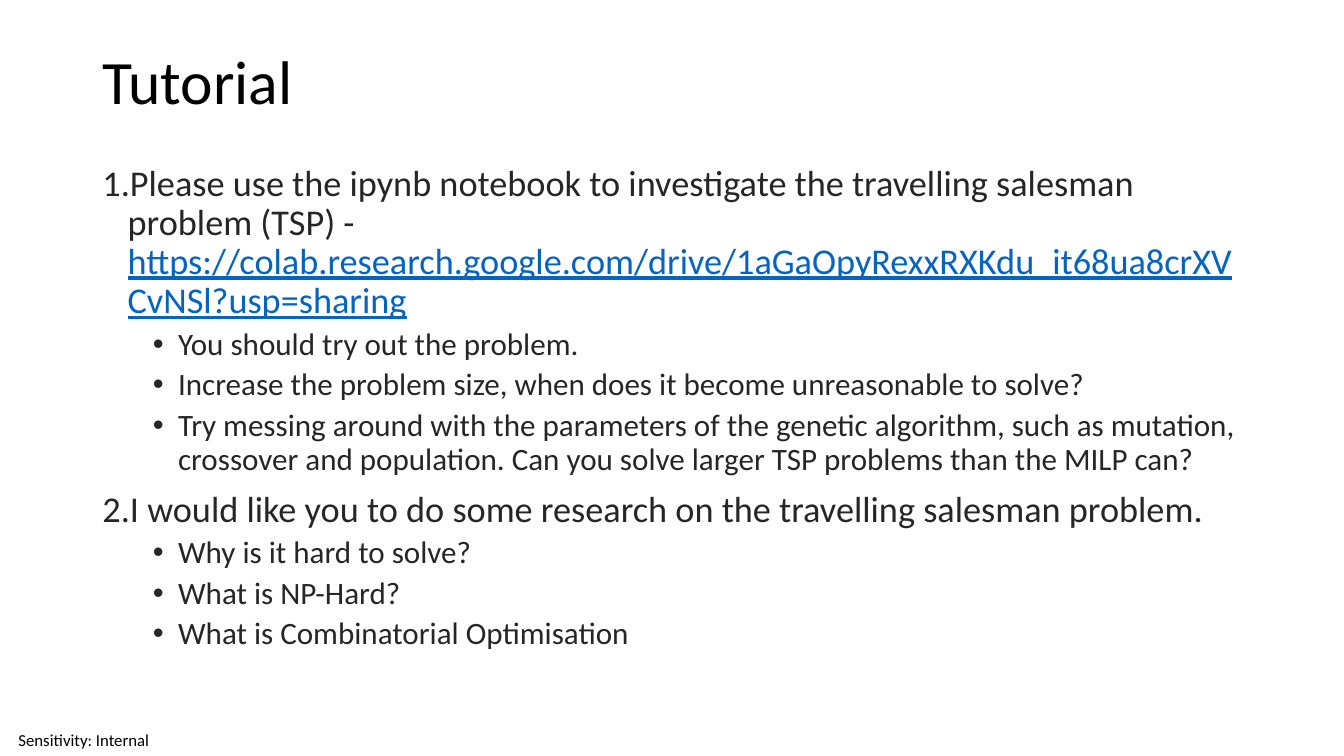
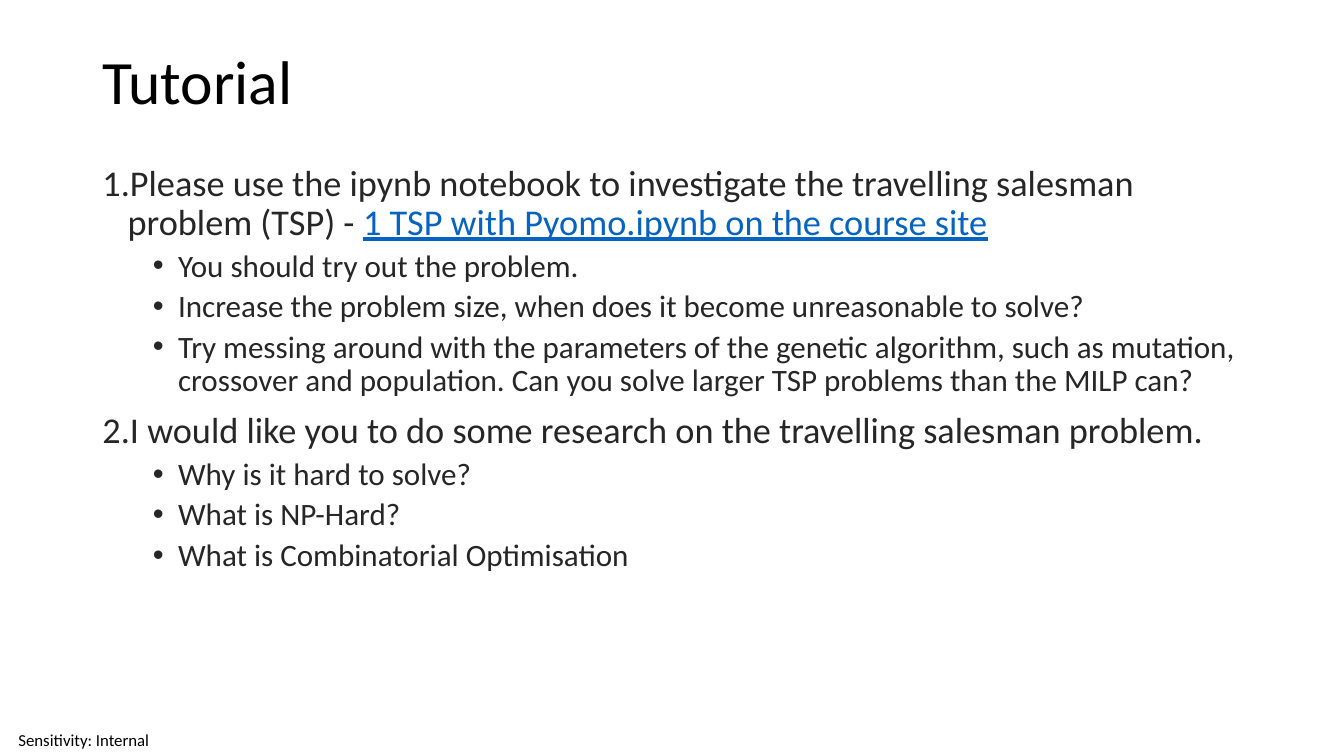
Before and after one commit to invariantum/operational_research, a slide deck: slide 22 of content/Lectures/Semester 1/Week 09 - Travelling Salesman Problem/5 Source Files/Travelling Salesman Problem.pptx. Drawn at 1344x756 pixels with LibreOffice and Linux fonts; fonts in the diff are those of the drawing. Boxes give left, top, right and bottom in pixels: in the first picture for what was removed or moved away, otherwise in the second. Text is boxed around its words. In the diff, an @@ line names an element or a change of style, - is before the commit and + after.

```diff
--- a/content/Lectures/Semester 1/Week 09 - Travelling Salesman Problem/5 Source Files/Travelling Salesman Problem.pptx
+++ b/content/Lectures/Semester 1/Week 09 - Travelling Salesman Problem/5 Source Files/Travelling Salesman Problem.pptx
@@ text at (102,170,1133,241): text changed; text colour #0563C1 to #262626 @@
-1. Please use the ipynb notebook to investigate the travelling salesman problem (TSP) - https://colab.research.google.com/drive/1aGaOpyRexxRXKdu_it68ua8crXVCvNSl?usp=sharing
+1. Please use the ipynb notebook to investigate the travelling salesman problem (TSP) - 1 TSP with Pyomo.ipynb on the course site
```
Also in this commit, not shown: 1 other slide changed, 5 other files.
